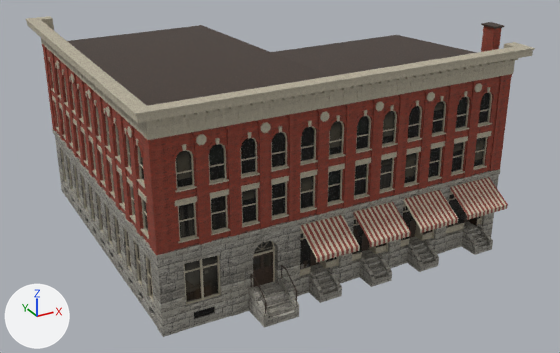
Renders of the glTF model assets/models/bank-building.glb from each side of a commit.
Camera for both pictures: a 50 mm camera at (-21.8, -32.0, 23.3) aimed at (0.1, 8.0, 3.3). The lights are fixed; the arrows at lower left show +X, +Y and +Z. The first picture is the older version. Vertices at exactly the same position are counted once.

In view in the first picture: 'BankBuilding'.
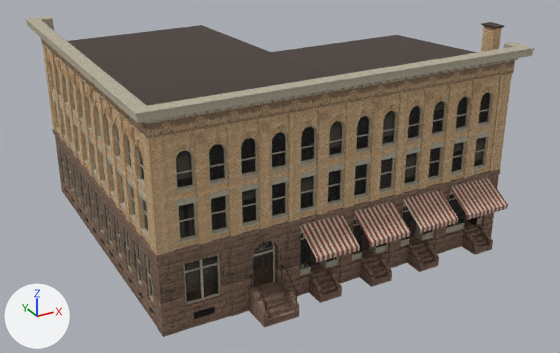
Diff of the bpy script that builds the scene:
```diff
--- a/assets/models/bank-building.glb.py
+++ b/assets/models/bank-building.glb.py
@@ img_terracotta_ornament @@
+img_terracotta_ornament = load_image('terracotta_ornament', '_unpacked/terracotta_ornament', 1024, 1024, 'sRGB')
@@ img_stone_brown @@
+img_stone_brown = load_image('stone_brown', '_unpacked/stone_brown', 1024, 1024, 'sRGB')
@@ img_brick_buff @@
+img_brick_buff = load_image('brick_buff', '_unpacked/brick_buff', 1024, 1024, 'sRGB')
@@ mat_bkr_brick @@
 n0 = _N.new('ShaderNodeBsdfPrincipled'); n0.name = 'Principled BSDF'
 n1 = _N.new('ShaderNodeOutputMaterial'); n1.name = 'Material Output'
-n2 = _N.new('ShaderNodeMix'); n2.name = 'Mix'
-n2.data_type = 'RGBA'
-n2.blend_type = 'MULTIPLY'
-n2.inputs[0].default_value = 1.0  # 'Factor'
-n2.inputs[7].default_value = (0.94, 0.378, 0.368, 1.0)  # 'B', pink #f8a5a3
 n3 = _N.new('ShaderNodeTexImage'); n3.name = 'Image Texture'
-n3.image = img_red_brick
+n3.image = img_brick_buff
 _L.new(n0.outputs[0], n1.inputs[0])  # 'BSDF' to 'Surface'
-_L.new(n2.outputs[2], n0.inputs[0])  # 'Result' to 'Base Color'
-_L.new(n3.outputs[0], n2.inputs[6])  # 'Color' to 'A'
+_L.new(n3.outputs[0], n0.inputs[0])  # 'Color' to 'Base Color'
@@ mat_bkr_stone @@
 n0 = _N.new('ShaderNodeBsdfPrincipled'); n0.name = 'Principled BSDF'
 n1 = _N.new('ShaderNodeOutputMaterial'); n1.name = 'Material Output'
-n2 = _N.new('ShaderNodeMix'); n2.name = 'Mix'
-n2.data_type = 'RGBA'
-n2.blend_type = 'MULTIPLY'
-n2.inputs[0].default_value = 1.0  # 'Factor'
-n2.inputs[7].default_value = (0.66, 0.68, 0.72, 1.0)  # 'B', light grey #d4d7dd
 n3 = _N.new('ShaderNodeTexImage'); n3.name = 'Image Texture'
-n3.image = img_stone_rockfaced
+n3.image = img_stone_brown
 _L.new(n0.outputs[0], n1.inputs[0])  # 'BSDF' to 'Surface'
-_L.new(n2.outputs[2], n0.inputs[0])  # 'Result' to 'Base Color'
-_L.new(n3.outputs[0], n2.inputs[6])  # 'Color' to 'A'
+_L.new(n3.outputs[0], n0.inputs[0])  # 'Color' to 'Base Color'
@@ mat_bkr_ornament @@
+mat_bkr_ornament = principled_material('BKR_Ornament')
+mat_bkr_ornament.texture = img_terracotta_ornament
+mat_bkr_ornament.roughness = 0.85
@@ me_bankbuilding @@
 # used by ob_bankbuilding; location = (0.0, 0.0, 0.0)
-me_bankbuilding.from_pydata(...)  # 7316 vertices, 9522 faces; spans x -11.9..11.9, y -1.8..21.1, z -0.2..13.2
+me_bankbuilding.from_pydata(...)  # 6947 vertices, 9060 faces; spans x -11.9..11.9, y -1.8..21.1, z -0.2..13.2
+# me_bankbuilding part 1: 46 loose pieces with 368 vertices, spanning x -11.2..10.0, y -0.1..19.5, z 10.8..11.2, are deleted
+# me_bankbuilding part 2: 492 faces spanning x -11.2..11.2, y -0.1..20.4, z 9.7..11.4 switch from mat_bkr_trim to mat_bkr_ornament (picture img_terracotta_ornament)
+# other edits to the shape of me_bankbuilding do not show in these pictures
 me_bankbuilding.materials.append(mat_bkr_brick)
```

Changed parts and their boxes (x1, y1, x2, y2) in the pictures (560 x 353 px):
'BankBuilding', surface changed, reshaped
    both: (26, 16, 535, 337)
part 1 of me_bankbuilding, deleted
    before: (44, 41, 500, 132)
part 2 of me_bankbuilding, recoloured
    both: (41, 38, 515, 151)
